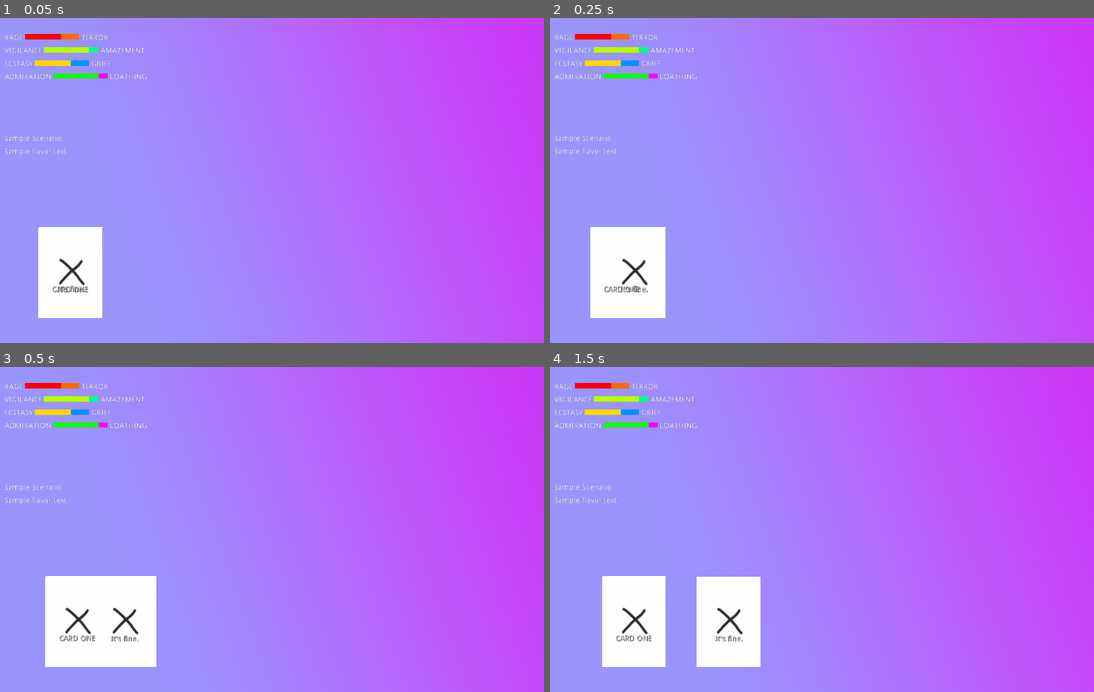
Above: before the commit, frames 1-4 (two rows, left to right).
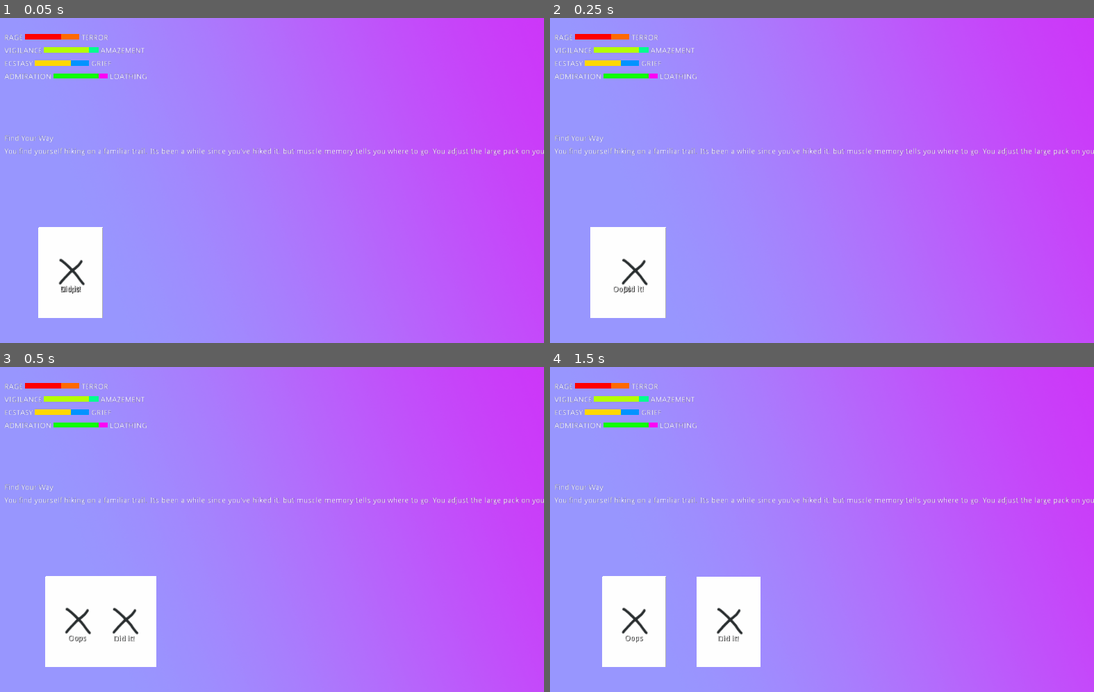
Above: after the commit, the same moments.

Repository: tVeratti/ludum-dare-49
Game: Godot game, scene res://main.tscn
The game is run twice, just before and just after one commit, with the same random seed, the same clock (stepped at 60 frames per second) and the same inputs.
Inputs (mouse positions are in pixels of both pictures, inside the frame that each line leads up to):
- Up to frame 1 (0.05 s): no input
- Up to frame 2 (0.25 s): no input
- Up to frame 3 (0.5 s): no input
- Up to frame 4 (1.5 s): move the mouse to (936, 513) at 0.52 s; click (936, 513) at 0.67 s; tap Enter at 1.25 s; move the mouse to (702, 545) at 1.27 s; click (702, 545) at 1.42 s

The runs differ from the first frame. In frame 1, 0.8% of the frame differs, in the area x 0-100%, y 35-85%; in frame 2, 0.9%; in frame 3, 0.9%; in frame 4, 0.9%.

Commit message:
add cardflip audio

Diff:
--- a/src/card/scenes/card.gd
+++ b/src/card/scenes/card.gd
@@ -10,6 +10,7 @@
 onready var mesh:MeshInstance = $mesh
 onready var move_tween:Tween = $move_tween
 onready var look_tween:Tween = $look_tween
+onready var flip_audio:AudioStreamPlayer = $flip_audio
 onready var label = $label3D
 
 var disabled:bool = false
@@ -38,6 +39,7 @@
 func flip():
 	tween_look(Vector3(0, 180, 0))
 	tween_origin(target_hover)
+	flip_audio.play()
 
 
 func _on_Area_input_event(camera, event, click_position, click_normal, shape_idx):
--- a/src/card/scenes/card.tscn
+++ b/src/card/scenes/card.tscn
@@ -1,8 +1,9 @@
-[gd_scene load_steps=7 format=2]
+[gd_scene load_steps=8 format=2]
 
 [ext_resource path="res://card/placeholder.png" type="Texture" id=1]
 [ext_resource path="res://card/scenes/card.gd" type="Script" id=2]
 [ext_resource path="res://common/label3D.tscn" type="PackedScene" id=3]
+[ext_resource path="res://assets/audio/ld49_cardflip.wav" type="AudioStream" id=4]
 
 [sub_resource type="CubeMesh" id=1]
 
@@ -35,6 +36,10 @@
 
 [node name="look_tween" type="Tween" parent="."]
 
+[node name="flip_audio" type="AudioStreamPlayer" parent="."]
+stream = ExtResource( 4 )
+volume_db = 5.0
+
 [connection signal="input_event" from="mesh/Area" to="." method="_on_Area_input_event"]
 [connection signal="mouse_entered" from="mesh/Area" to="." method="_on_Area_mouse_entered"]
 [connection signal="mouse_exited" from="mesh/Area" to="." method="_on_Area_mouse_exited"]
--- a/src/main.tscn
+++ b/src/main.tscn
@@ -6,6 +6,7 @@
 [ext_resource path="res://interface/emotions/emotions.tscn" type="PackedScene" id=4]
 [ext_resource path="res://card/scenes/cards.tscn" type="PackedScene" id=5]
 [ext_resource path="res://assets/background_placeholder.png" type="Texture" id=6]
+[ext_resource path="res://scenario/resources/Find_your_way_1.tres" type="Resource" id=7]
 
 [sub_resource type="CubeMesh" id=1]
 
@@ -18,7 +19,7 @@
 
 [node name="main" type="Spatial"]
 script = ExtResource( 1 )
-scenarios = [ ExtResource( 2 ), ExtResource( 2 ) ]
+scenarios = [ ExtResource( 2 ), ExtResource( 7 ) ]
 
 [node name="background" type="Sprite3D" parent="."]
 transform = Transform( 1, 0, 0, 0, 1, 0, 0, 0, 1, 0, 0, -1.16695 )
--- a/src/scenario/resources/sample_scenario.tres
+++ b/src/scenario/resources/sample_scenario.tres
@@ -8,5 +8,5 @@
 script = ExtResource( 1 )
 title = "Sample Scenario"
 flavor_text = "Sample flavor text"
-order = 0
+order = 1
 cards = [ ExtResource( 2 ), ExtResource( 3 ) ]
Not shown, added: src/assets/audio/ld49_cardflip.wav.import
Not shown, added: src/assets/audio/ld49_uiclick.wav.import
Not shown: 1 places in src/main.tscn that only renumber resources
Not shown, added: src/assets/audio/ld49_cardflip.wav
Not shown, added: src/assets/audio/ld49_uiclick.wav
